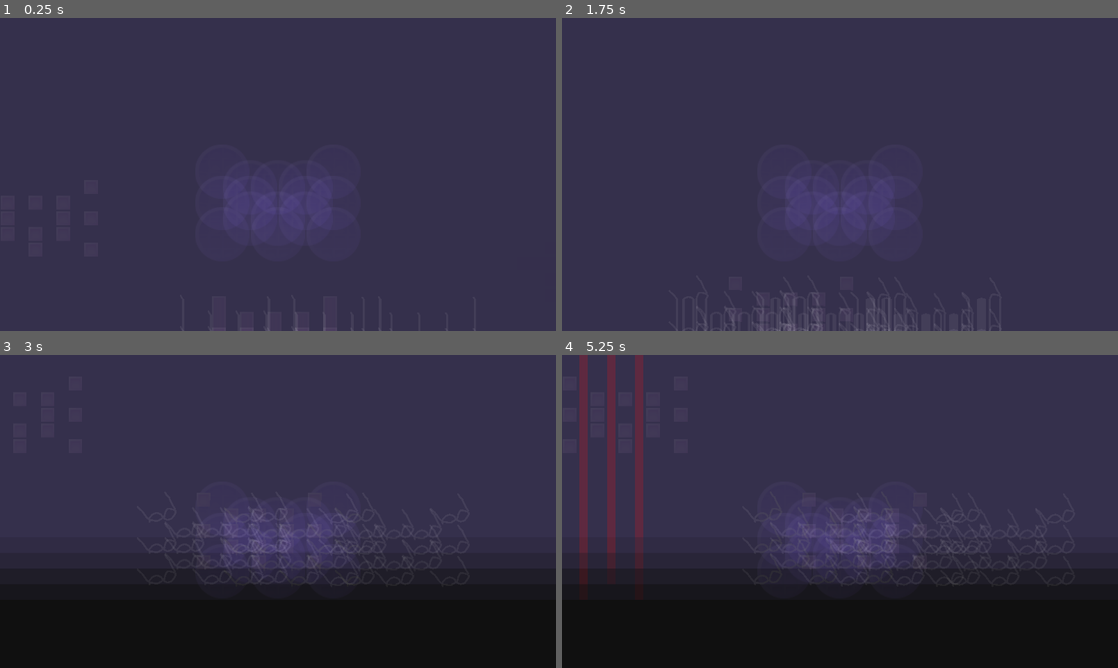
Above: before the commit, frames 1-4 (two rows, left to right).
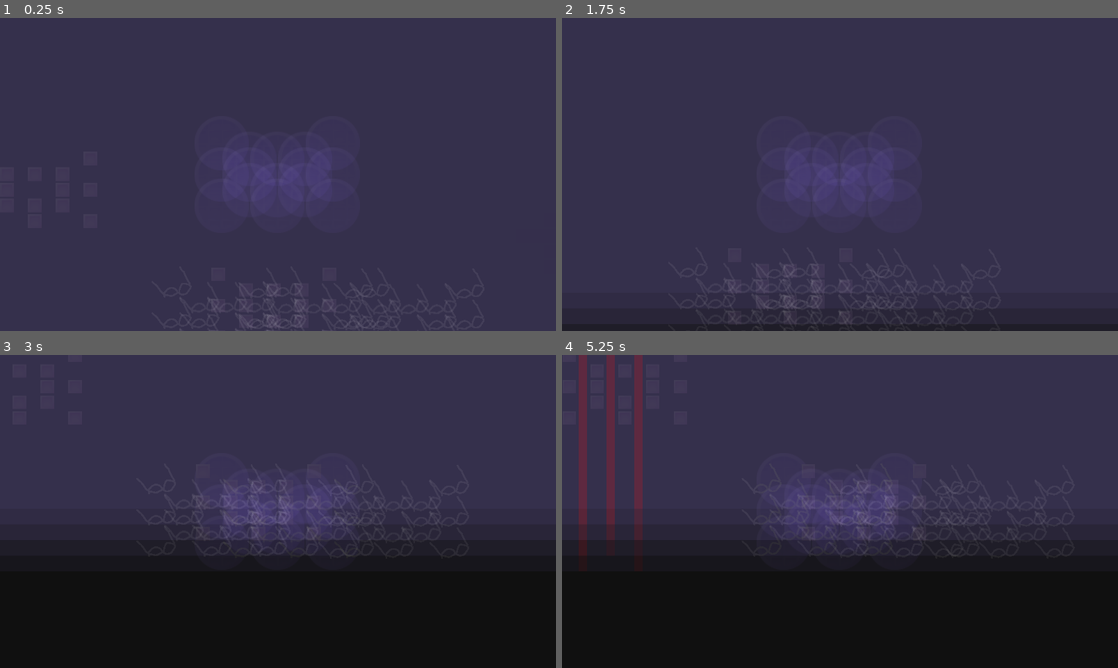
Above: after the commit, the same moments.

Repository: KaratePikachu/JamfestFall2024
Game: Godot game, scene res://Level/test_open_world.tscn
Same seed, same stepped clock (60 frames per second), same inputs: the game is played once before the commit and once after it.
Inputs:
- Up to frame 1 (0.25 s): no input
- Up to frame 2 (1.75 s): hold 5 (equip_drone) 0.53-1.28 s; hold D (move_right) from 0.53 s (still down); tap Space (jump) at 0.77, 1.52 s; tap 3 (equip_infared) at 1.35 s
- Up to frame 3 (3 s): release D (move_right) at 2.03 s; hold A (move_left) 2.03-2.78 s; hold 8 (equip_kaleidoscope) 2.03-2.78 s; hold D (move_right) from 2.78 s (still down); tap 6 (equip_lidar) at 2.85 s
- Up to frame 4 (5.25 s): tap Space (jump) at 3.02, 3.77, 4.52 s; hold 9 (equip_monocle) 3.53-4.28 s; release D (move_right) at 4.28 s; hold A (move_left) 4.28-5.03 s; tap 7 (equip_normal) at 4.35 s; hold D (move_right) from 5.03 s (still down); hold 4 (equip_smart) from 5.03 s (still down)

The runs differ from the first frame. In frame 1, 1.9% of the frame differs, in the area x 32-86%, y 41-100%; in frame 2, 5.3%; in frame 3, 12%; in frame 4, 13%, in the area x 0-100%, y 0-74%.

Commit message:
move camera to player

Diff:
--- a/Level/test_open_world.tscn
+++ b/Level/test_open_world.tscn
@@ -18,13 +18,6 @@
 shader_parameter/lod = 0.0
 shader_parameter/x_blur_offest = 1.262
 shader_parameter/y_blur_offest = 1.565
-
-[sub_resource type="ShaderMaterial" id="ShaderMaterial_oogge"]
-shader = ExtResource("1_of5qh")
-shader_parameter/scale = 1.0
-shader_parameter/lod = 0.0
-shader_parameter/x_blur_offest = 1.979
-shader_parameter/y_blur_offest = 0.99
 
 [sub_resource type="RectangleShape2D" id="RectangleShape2D_jw1re"]
 size = Vector2(1527.41, 382.014)
@@ -47,11 +40,6 @@
 material = SubResource("ShaderMaterial_p2x72")
 position = Vector2(484.001, 214.999)
 scale = Vector2(1.465, 1.465)
-
-[node name="Camera2D" type="Camera2D" parent="Player"]
-material = SubResource("ShaderMaterial_oogge")
-use_parent_material = true
-position = Vector2(-0.682969, -33.4467)
 
 [node name="StaticBody2D" type="StaticBody2D" parent="."]
 position = Vector2(-66, 610)
--- a/Player/player.tscn
+++ b/Player/player.tscn
@@ -23,4 +23,6 @@
 position = Vector2(-1, 0)
 texture = ExtResource("3_wcmay")
 
+[node name="Camera2D" type="Camera2D" parent="."]
+
 [connection signal="glasses_changed" from="." to="." method="_on_glasses_changed"]
Not shown: 2 places in Level/test_open_world.tscn that only renumber resources
